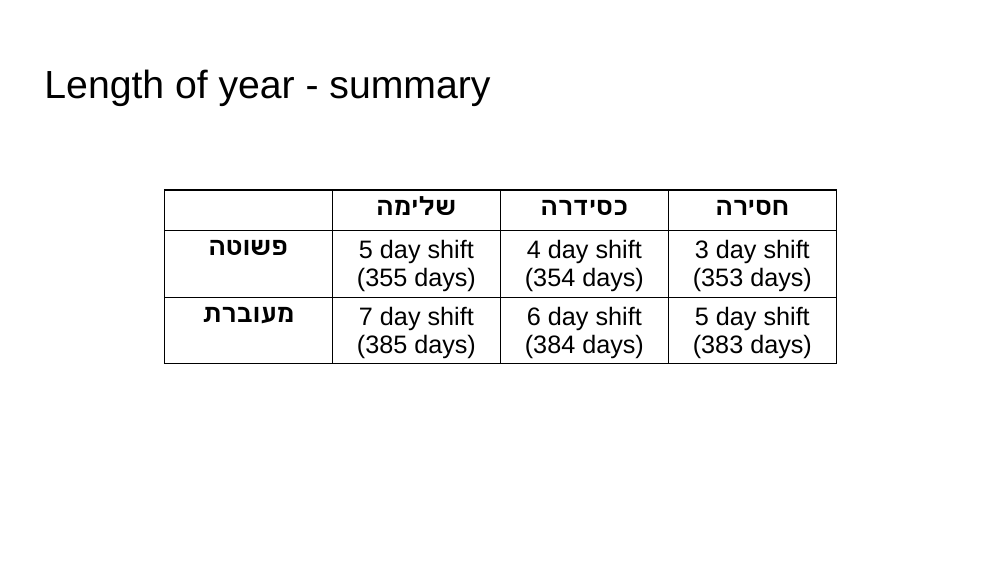
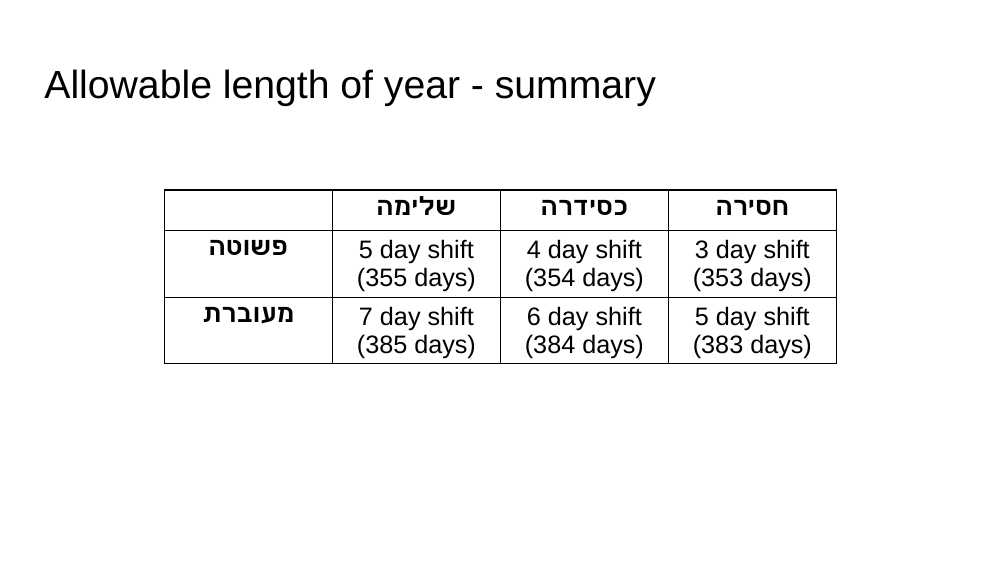
Before and after one commit to MichoelR/Keviyus, a slide deck: slide 6 of FourGates/FourGates.pptx. Drawn at 1008x567 pixels with LibreOffice and Linux fonts; fonts in the diff are those of the drawing. Boxes give left, top, right and bottom in pixels: in the first picture for what was removed or moved away, otherwise in the second. Text is boxed around its words. In the diff, an @@ line names an element or a change of style, - is before the commit and + after.

```diff
--- a/FourGates/FourGates.pptx
+++ b/FourGates/FourGates.pptx
@@ title at <box>44,69,656,106</box>: text changed @@
-Length of year - summary
+Allowable length of year - summary
```
Also in this commit, not shown: 24 other slides changed.
